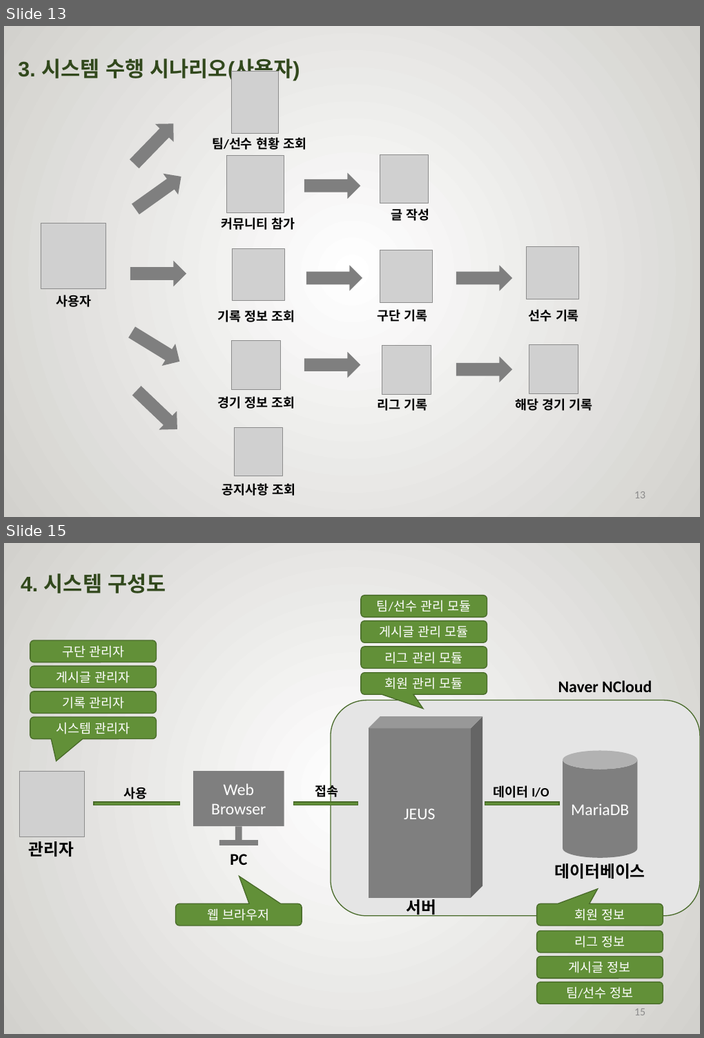
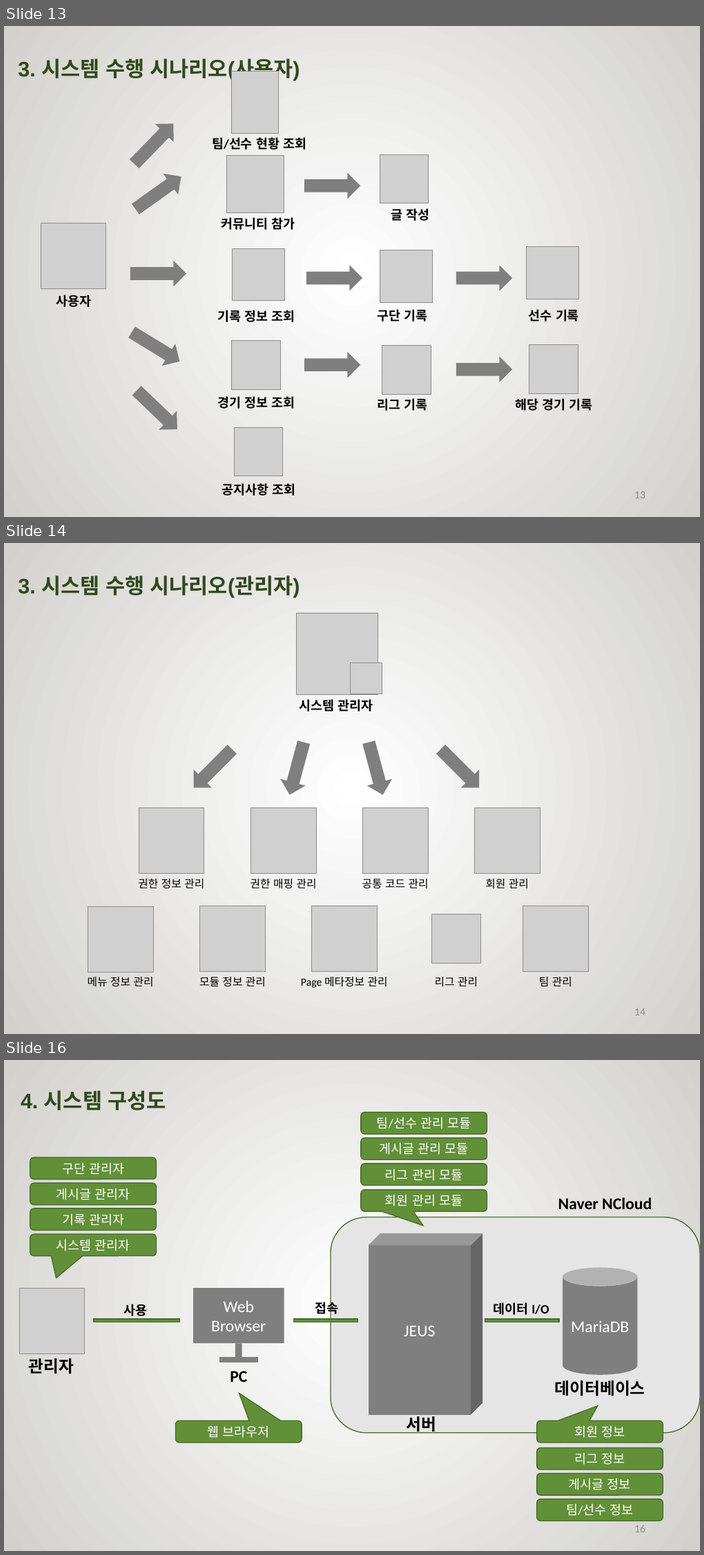
Before and after one commit to rimbong/Webengers, a slide deck: resources/졸작설계서.pptx. Shown one above the other, each under a label of ours: slides 13 and 15 before the commit, slides 13, 14 and 16 after it; the slides between them are not shown. The pictures are 704x1038 and 704x1555 pixels, drawn with LibreOffice and Linux fonts; fonts in the diff are those of the drawing; grey boxes stand for pictures; background and template pictures are left out. Boxes give left, top, right and bottom in pixels: in the first picture for what was removed or moved away, otherwise in the second. Text is boxed around its words. In the diff, an @@ line names an element or a change of style, - is before the commit and + after.

```diff
--- a/resources/졸작설계서.pptx
+++ b/resources/졸작설계서.pptx
@@ slide 14 added at box(4, 543, 700, 1034), background picture (left out) @@
@@ text added at box(18, 575, 300, 598), 40 pt, text #31481C, bold @@
+3. 시스템 수행 시나리오(관리자)
@@ picture added at box(296, 613, 377, 695) @@
@@ picture added at box(350, 663, 381, 694) @@
@@ text added at box(299, 699, 373, 711), 14 pt, text #000000, bold @@
+시스템 관리자
@@ right arrow added at box(185, 740, 241, 797), fill #7F7F7F @@
@@ right arrow added at box(277, 739, 315, 798), fill #7F7F7F @@
@@ right arrow added at box(356, 739, 395, 798), fill #7F7F7F @@
@@ right arrow added at box(432, 740, 488, 797), fill #7F7F7F @@
@@ picture added at box(139, 808, 204, 874) @@
@@ picture added at box(250, 808, 316, 874) @@
@@ picture added at box(363, 808, 428, 874) @@
@@ picture added at box(474, 808, 539, 874) @@
@@ text added at box(138, 878, 204, 889), 12 pt, text #000000 @@
+권한 정보 관리
@@ text added at box(250, 878, 317, 889), 12 pt, text #000000 @@
+권한 매핑 관리
@@ text added at box(362, 878, 428, 889), 12 pt, text #000000 @@
+공통 코드 관리
@@ text added at box(485, 878, 528, 889), 12 pt, text #000000 @@
+회원 관리
@@ picture added at box(87, 906, 153, 971) @@
@@ picture added at box(200, 906, 265, 971) @@
@@ picture added at box(312, 906, 377, 971) @@
@@ picture added at box(431, 914, 480, 963) @@
@@ picture added at box(522, 906, 588, 971) @@
@@ text added at box(87, 976, 154, 987), 12 pt, text #000000 @@
+메뉴 정보 관리
@@ text added at box(199, 976, 266, 987), 12 pt, text #000000 @@
+모듈 정보 관리
@@ text added at box(301, 976, 388, 987), 12 pt, text #000000 @@
+Page 메타정보 관리
@@ text added at box(435, 976, 477, 987), 12 pt, text #000000 @@
+리그 관리
@@ text added at box(539, 976, 572, 987), 12 pt, text #000000 @@
+팀 관리
@@ page number added at box(634, 1008, 645, 1015), 12 pt, text #8C8C8C @@
+14
@@ what was slide 15 is now slide 16 @@
@@ page number at box(634, 1524, 645, 1532): text changed @@
-15
+16
```
Also in this commit, not shown: 1 other slide added, 1 slide removed.
